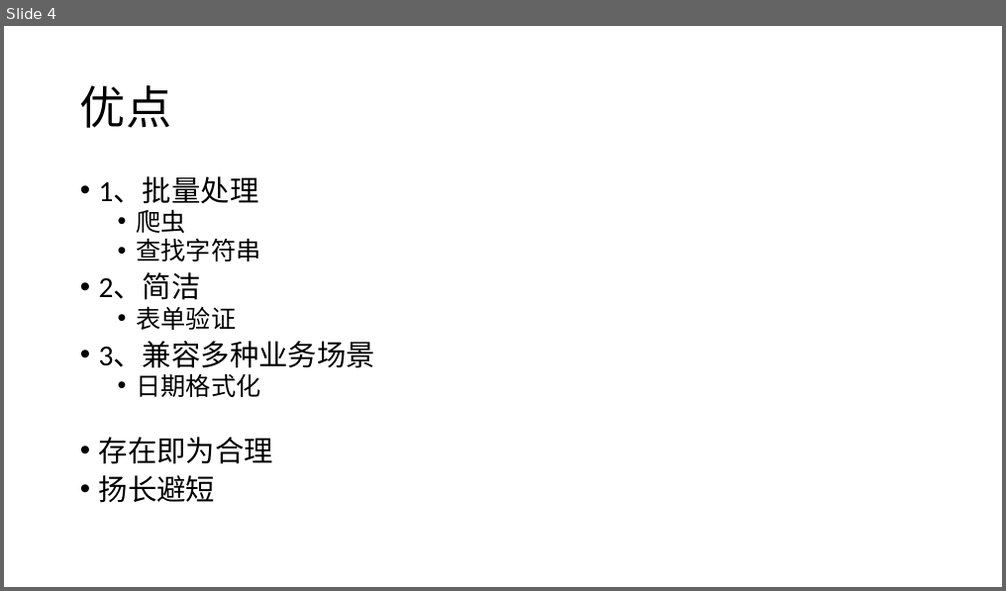
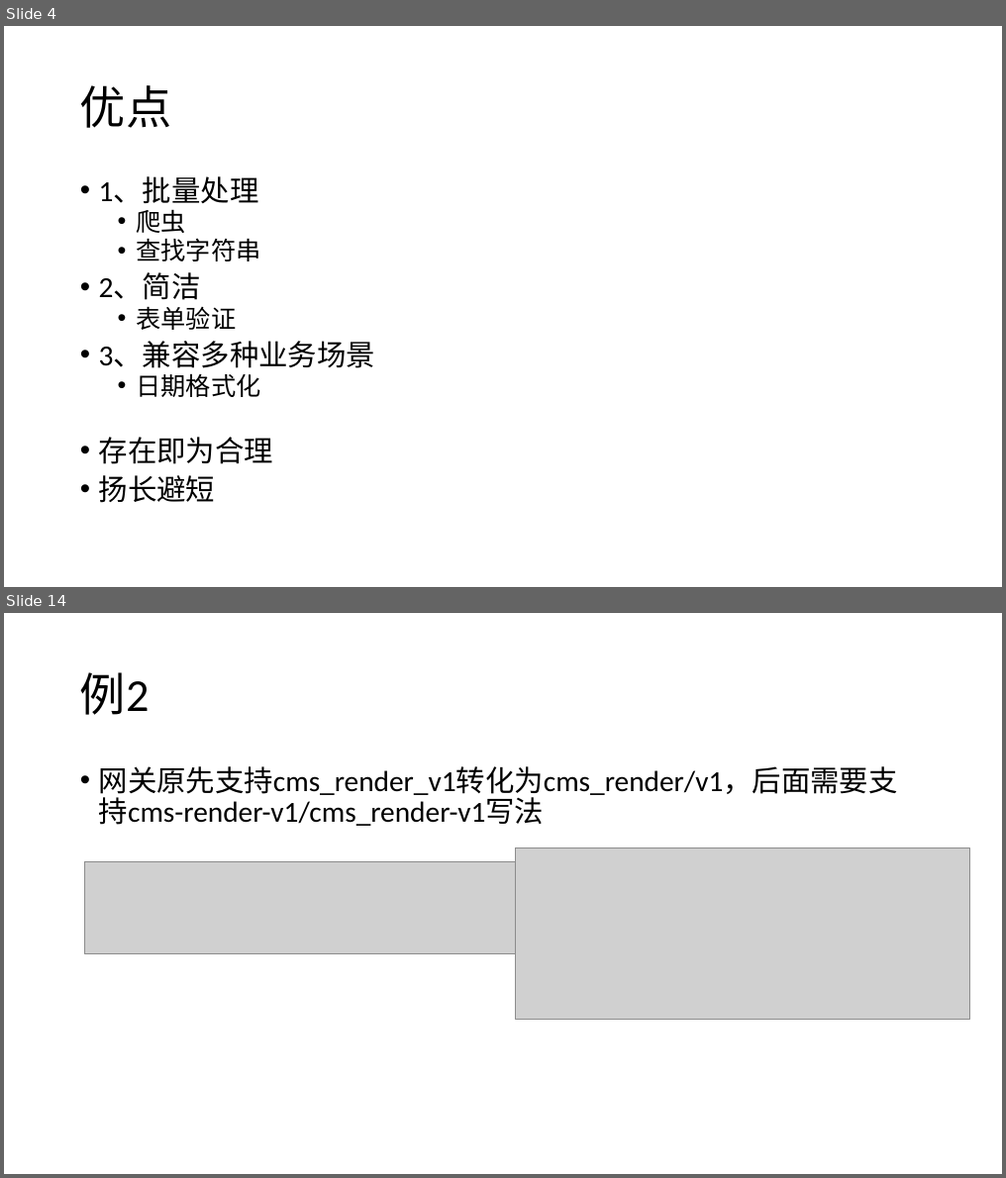
Before and after one commit to 382615666/note, a slide deck: 科普.pptx. Shown one above the other, each under a label of ours: slide 4 before the commit, slides 4 and 14 after it; the slides between them are not shown. The pictures are 1006x591 and 1006x1178 pixels, drawn with LibreOffice and Linux fonts; fonts in the diff are those of the drawing; grey boxes stand for pictures. Boxes give left, top, right and bottom in pixels: in the first picture for what was removed or moved away, otherwise in the second. Text is boxed around its words. In the diff, an @@ line names an element or a change of style, - is before the commit and + after.

```diff
--- a/科普.pptx
+++ b/科普.pptx
@@ slide 14 added at [4, 613, 1002, 1174], background #FFFFFF @@
@@ title added at [80, 672, 150, 715], 44 pt, text #000000 @@
+例2
@@ text added at [99, 766, 898, 826], 28 pt, text #000000 @@
+• 网关原先支持cms_render_v1转化为cms_render/v1，后面需要支持cms-render-v1/cms_render-v1写法
@@ picture added at [515, 848, 969, 1019] @@
@@ picture added at [84, 861, 598, 955] @@
```
Also in this commit, not shown: 4 slides changed, 10 other slides added, 1 other file.
